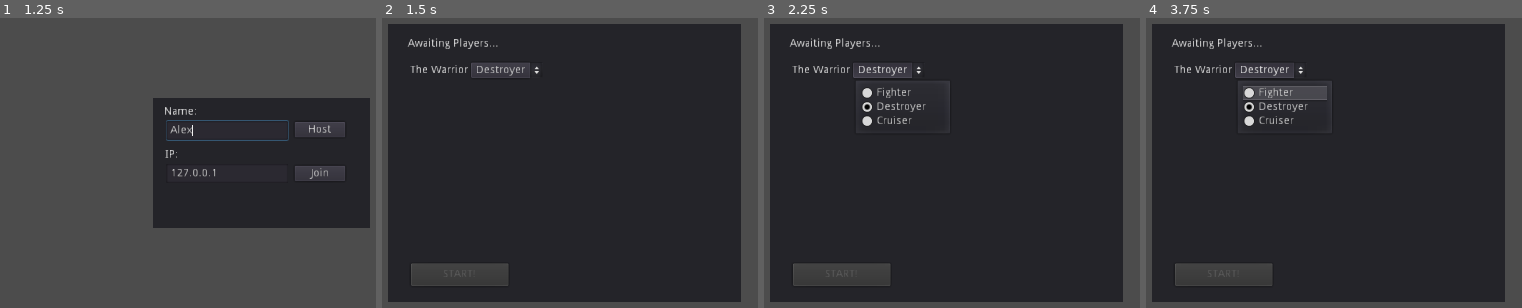
Above: before the commit, frames 1-4 (left to right).
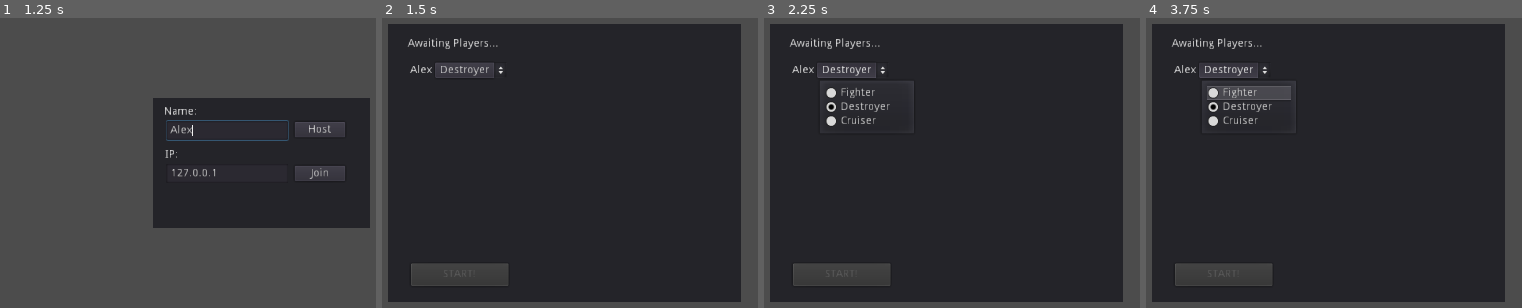
Above: after the commit, the same moments.

Repository: EamonnMR/orbital_fortress
Game: Godot game, scene res://lobby.tscn
The game is run twice, just before and just after one commit, with the same random seed, the same clock (stepped at 60 frames per second) and the same inputs.
Inputs (mouse positions are in pixels of both pictures, inside the frame that each line leads up to):
- Up to frame 1 (1.25 s): click (225, 131) at 0.52 s; type "Alex" at 0.6 s
- Up to frame 2 (1.5 s): click "Host" at 1.25 s
- Up to frame 3 (2.25 s): click "Destroyer" at 2 s
- Up to frame 4 (3.75 s): tap Enter at 2.75 s; hold Right (move_right) 2.78-3.53 s; tap Space at 3.02, 3.5 s; hold Down (move_down) from 3.53 s (still down)

Frame 1 is identical in both runs. In frame 2, 0.9% of the frame differs, in the area x 7-42%, y 15-21%; in frame 3, 1.9%; in frame 4, 2.6%, in the area x 7-50%, y 15-38%.

Commit message:
More stumbling, lobby sync works
Turns out I needed to instantiate the local player properly. Note that
the call order is:
join_game, _player_connected, _connected_ok.

Diff:
--- a/gamestate.gd
+++ b/gamestate.gd
@@ -10,14 +10,10 @@
 
 var player_name = "The Warrior"
 
+const DEFAULT_SHIP = 1
+
 # Names for remote players in id:{name, id, ship_choice} format
-var players = {
-	HOST_ID: {
-		"name": player_name,
-		"ship_choice": 1,
-		"id": HOST_ID
-	}
-}
+var players = {}
 var bots = {}  # TODO: Add bots
 var players_ready = []
 
@@ -30,8 +26,11 @@
 
 # Callback from SceneTree.
 func _player_connected(id):
+	# From: Network peer connected
+	# Signal is triggered on each peer when the server is connected.
+	print("network_peer_connected: ", id)
 	# Registration of a client beings here, tell the connected player that we are here.
-	rpc_id(id, "register_player", player_name)
+	rpc_id(id, "register_player", _get_player_data())
 
 
 # Callback from SceneTree.
@@ -48,8 +47,12 @@
 # Callback from SceneTree, only for clients (not server).
 func _connected_ok():
 	# We just connected to a server
+	var id = get_tree().get_network_unique_id()
 	emit_signal("connection_succeeded")
 
+func _get_player_data():
+	print(players)
+	return players[get_tree().get_network_unique_id()]
 
 # Callback from SceneTree, only for clients (not server).
 func _server_disconnected():
@@ -65,9 +68,10 @@
 
 # Lobby management functions.
 
-remote func register_player(new_player_name):
+remote func register_player(data):
 	var id = get_tree().get_rpc_sender_id()
-	players[id] = {"name": new_player_name, "ship_choice": 1, "id": id}
+	print("sender_id: ", id, "data['id']: ", data["id"])
+	_add_player_to_list(id, data["name"], data["ship_choice"])
 	emit_signal("player_list_changed")
 
 
@@ -158,12 +162,28 @@
 	host.create_server(DEFAULT_PORT, MAX_PEERS)
 	get_tree().set_network_peer(host)
 
+	# Add your own player to the game
+	_add_player_to_list(
+		get_tree().get_network_unique_id(),
+		new_player_name,
+		DEFAULT_SHIP
+	)
+
 
 func join_game(ip, new_player_name):
 	player_name = new_player_name
 	var client = NetworkedMultiplayerENet.new()
 	client.create_client(ip, DEFAULT_PORT)
 	get_tree().set_network_peer(client)
+
+	_add_player_to_list(
+		get_tree().get_network_unique_id(),
+		new_player_name,
+		DEFAULT_SHIP
+	)
+
+	var player_id = get_tree().get_network_unique_id()
+	print("get_network_unique_id: ", player_id)
 
 
 func get_player_list():
@@ -202,6 +222,8 @@
 	emit_signal("game_ended")
 	players.clear()
 
+func _add_player_to_list(id, name, ship_choice):
+	players[id] = {"id": id, "name": name, "ship_choice": ship_choice}
 
 func _ready():
 	get_tree().connect("network_peer_connected", self, "_player_connected")
